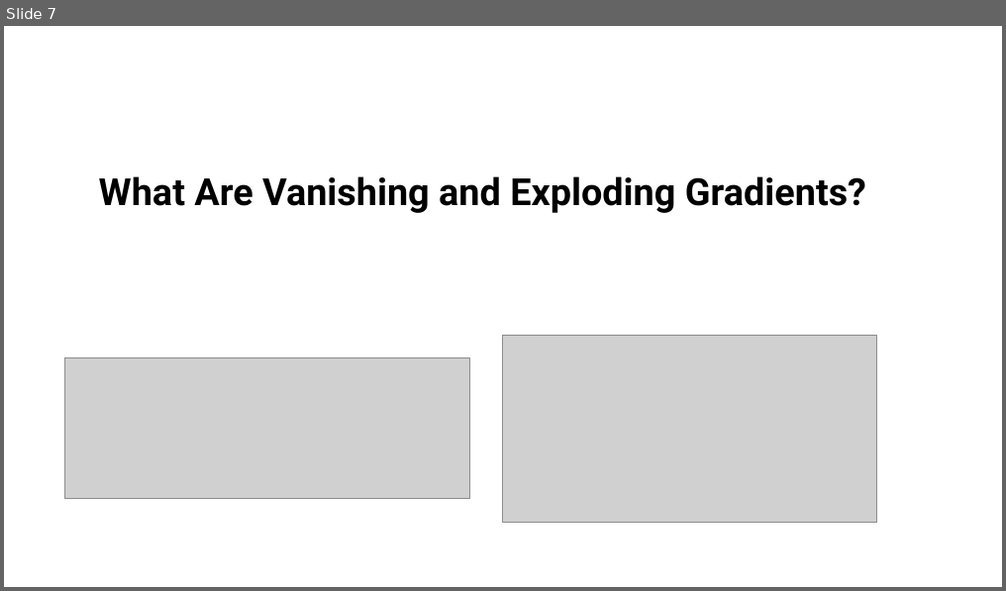
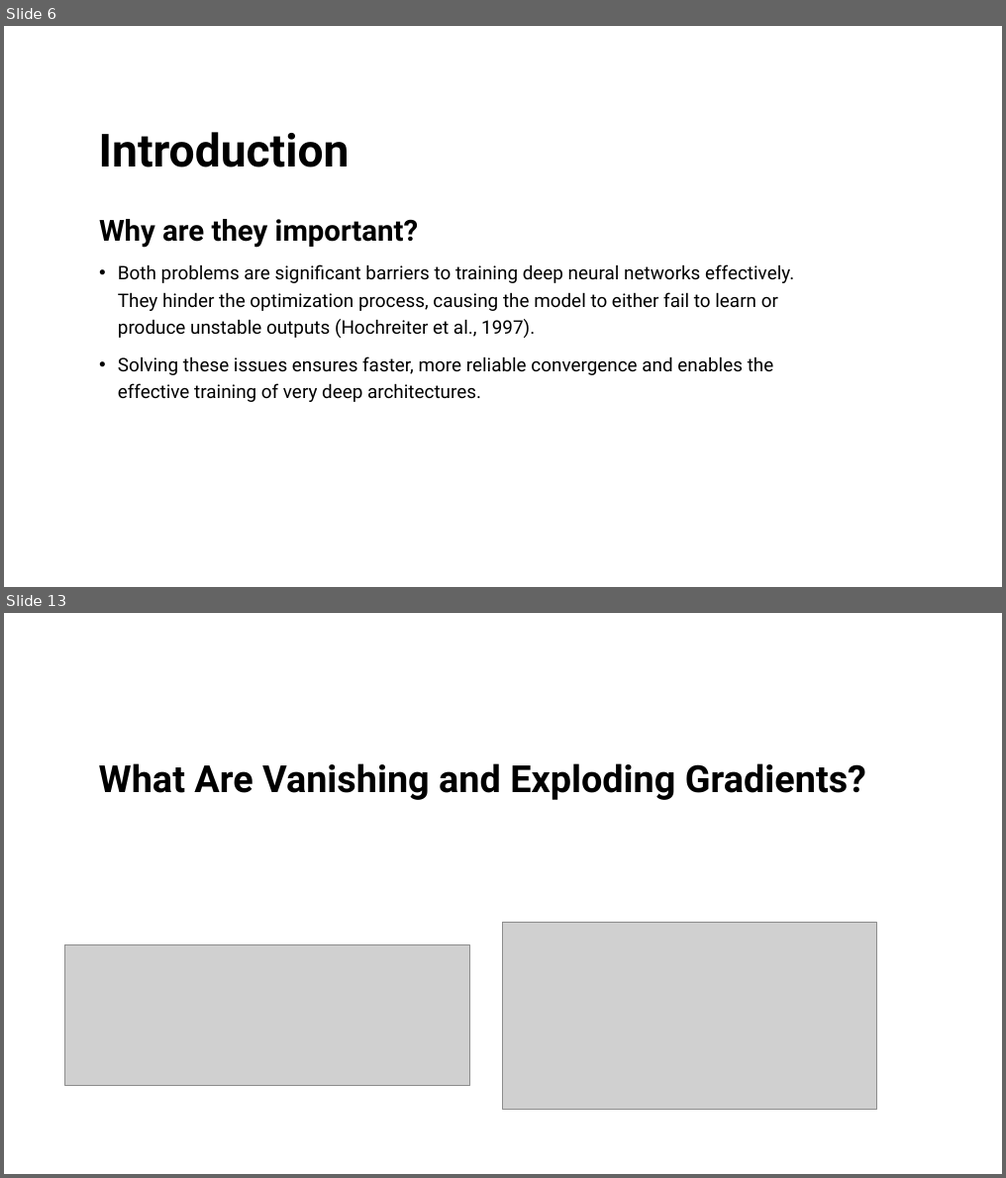
Before and after one commit to nazmul-nil/vanishing_gradients_tutorial_MLNN, a slide deck: tutorial/Vanishing_gradients.pptx. Shown one above the other, each under a label of ours: slide 7 before the commit, slides 6 and 13 after it; the slides between them are not shown. The pictures are 1006x591 and 1006x1178 pixels, drawn with LibreOffice and Linux fonts; fonts in the diff are those of the drawing; grey boxes stand for pictures. Boxes give left, top, right and bottom in pixels: in the first picture for what was removed or moved away, otherwise in the second. Text is boxed around its words. In the diff, an @@ line names an element or a change of style, - is before the commit and + after.

```diff
--- a/tutorial/Vanishing_gradients.pptx
+++ b/tutorial/Vanishing_gradients.pptx
@@ slide 6 added at (4,26,1002,587), background #FFFFFF @@
@@ title added at (99,132,350,168), 44 pt, text #000000, bold @@
+Introduction
@@ text added at (99,219,794,402), 18 pt, text #000000 @@
+Why are they important?
+• Both problems are significant barriers to training deep neural networks effectively. They hinder the optimization process, causing the model to either fail to learn or produce unstable outputs (Hochreiter et al., 1997).
+• Solving these issues ensures faster, more reliable convergence and enables the effective training of very deep architectures.
@@ what was slide 7 is now slide 13 @@
```
Also in this commit, not shown: 19 slides changed, 9 other slides added, 3 other files.
